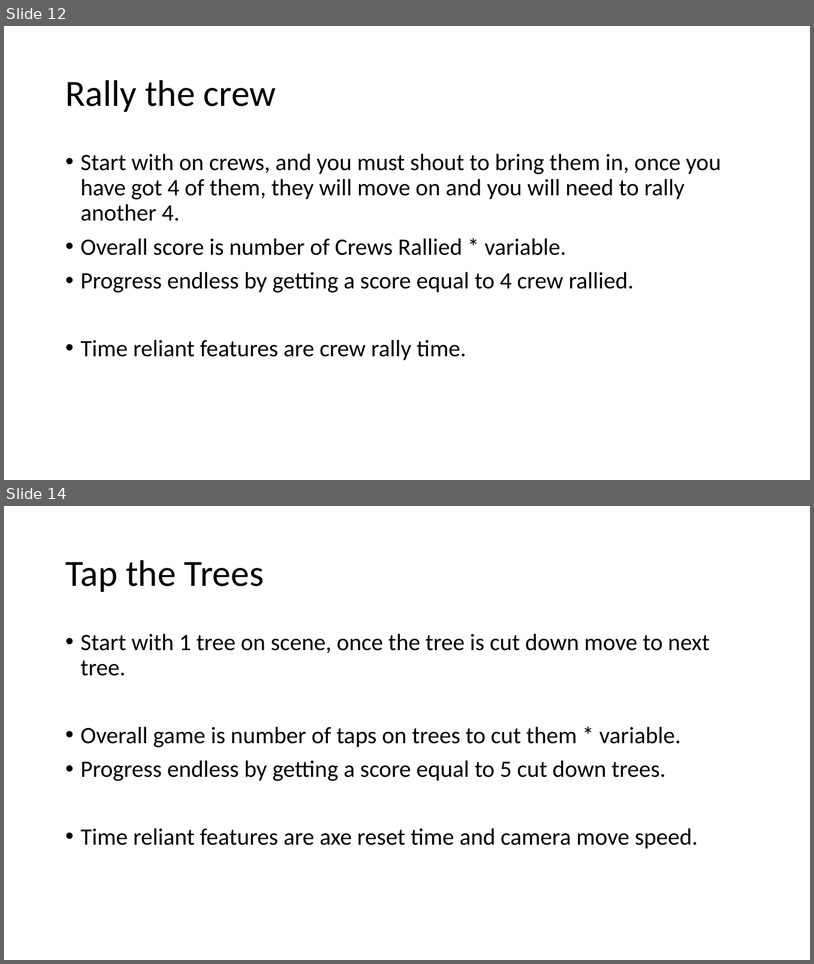
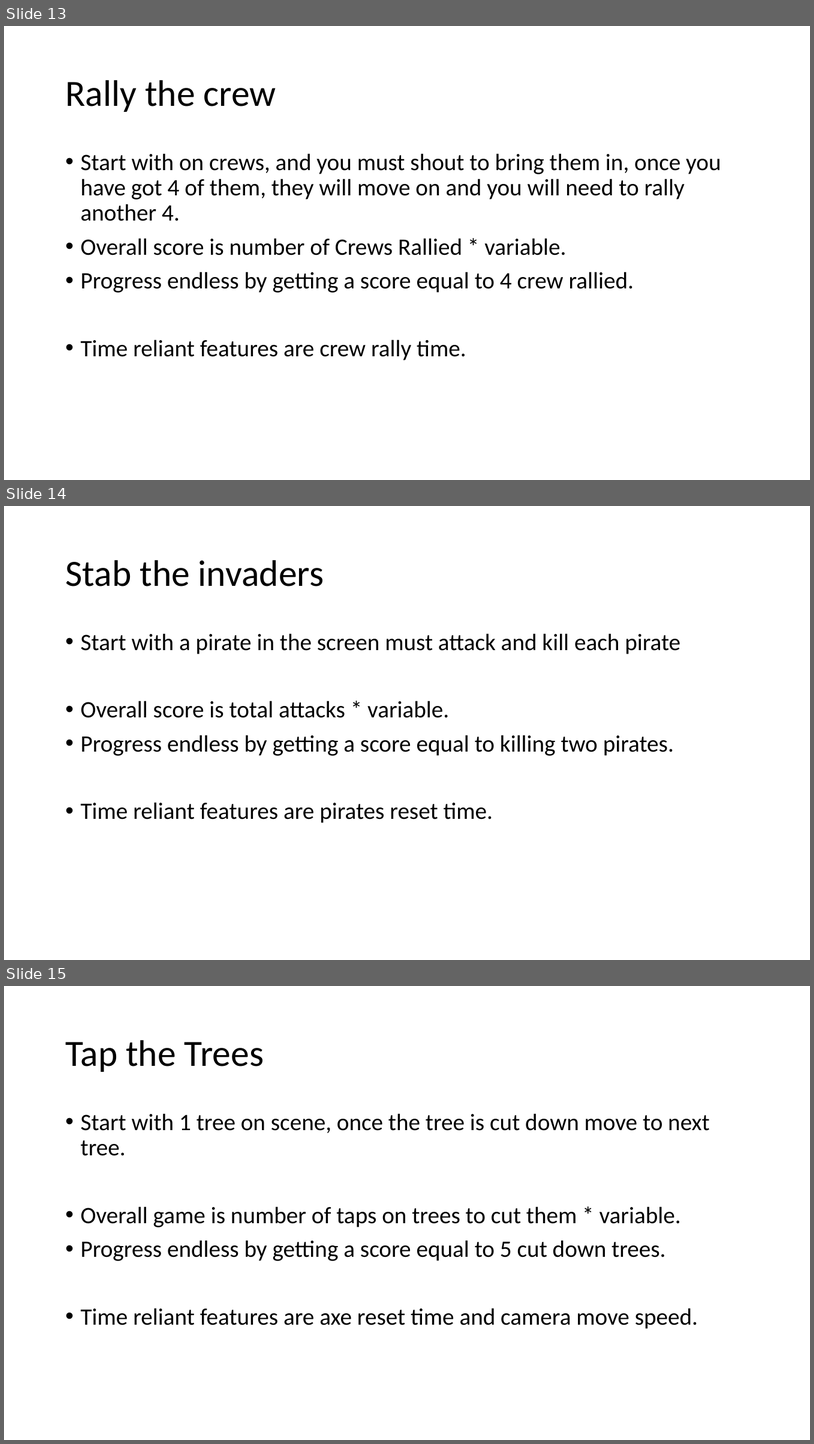
Before and after one commit to Mr-Turtle12/Mobile-Pirate-Game, a slide deck: Pirate game.pptx. Shown one above the other, each under a label of ours: slides 12 and 14 before the commit, slides 13, 14 and 15 after it; the slides between them are not shown. The pictures are 814x964 and 814x1444 pixels, drawn with LibreOffice and Linux fonts; fonts in the diff are those of the drawing. Boxes give left, top, right and bottom in pixels: in the first picture for what was removed or moved away, otherwise in the second. Text is boxed around its words. In the diff, an @@ line names an element or a change of style, - is before the commit and + after.

Commit message:
Add basic game for fighting pirates

```diff
--- a/Pirate game.pptx
+++ b/Pirate game.pptx
@@ slide 14 added at (4,506,810,960), background #FFFFFF @@
@@ title added at (65,560,324,586), 44 pt, text #000000 @@
+Stab the invaders
@@ text added at (81,633,681,823), 28 pt, text #000000 @@
+• Start with a pirate in the screen must attack and kill each pirate
+• Overall score is total attacks * variable.
+• Progress endless by getting a score equal to killing two pirates.
+• Time reliant features are pirates reset time.
@@ what was slide 12 is now slide 13 @@
@@ what was slide 14 is now slide 15 @@
```
Also in this commit, not shown: 1 slide changed, 32 other files.
